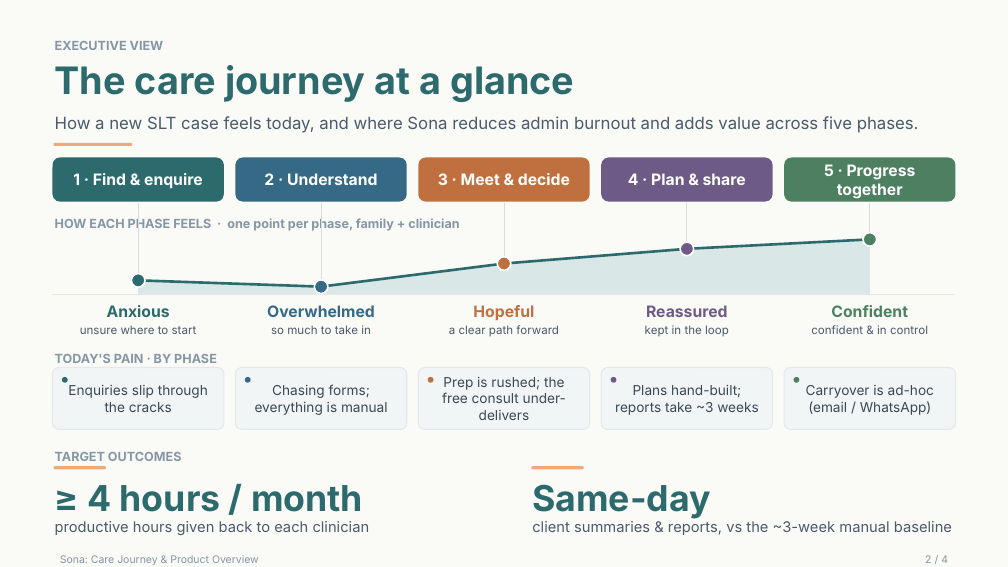
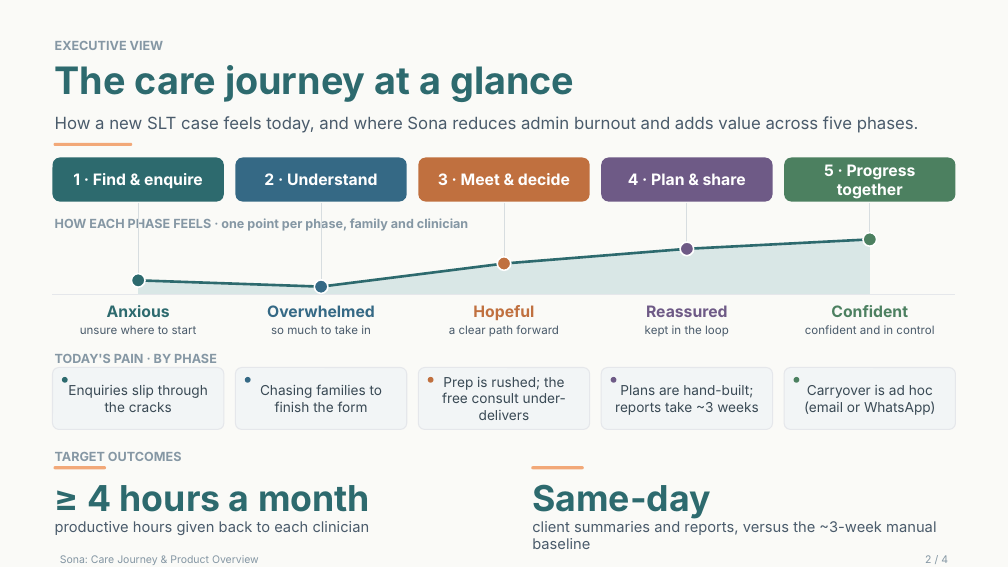
Before and after one commit to devuplabs/speech-mvp, a slide deck: slide 2 of docs/design/Sona_Care_Journey_Deck.pptx. Drawn at 1008x567 pixels with LibreOffice and Linux fonts; fonts in the diff are those of the drawing. Boxes give left, top, right and bottom in pixels: in the first picture for what was removed or moved away, otherwise in the second. Text is boxed around its words. In the diff, an @@ line names an element or a change of style, - is before the commit and + after.

```diff
--- a/docs/design/Sona_Care_Journey_Deck.pptx
+++ b/docs/design/Sona_Care_Journey_Deck.pptx
@@ text at [55,218,468,231]: text changed @@
-HOW EACH PHASE FEELS · one point per phase, family + clinician
+HOW EACH PHASE FEELS · one point per phase, family and clinician
@@ text at [805,325,934,334]: text changed @@
-confident & in control
+confident and in control
@@ text at [260,384,383,412]: text changed @@
-Chasing forms; everything is manual
+Chasing families to finish the form
@@ text at [615,385,758,415]: text changed @@
-Plans hand-built; reports take ~3 weeks
+Plans are hand-built; reports take ~3 weeks
@@ text at [804,385,936,415]: text changed @@
-Carryover is ad-hoc (email / WhatsApp)
+Carryover is ad hoc (email or WhatsApp)
@@ text at [87,485,370,512]: text changed @@
-≥ 4 hours / month
+≥ 4 hours a month
@@ text at [532,521,936,535]: text changed @@
-client summaries & reports, vs the ~3-week manual baseline
+client summaries and reports, versus the ~3-week manual baseline
```
Also in this commit, not shown: 3 other slides changed, 2 other files.
